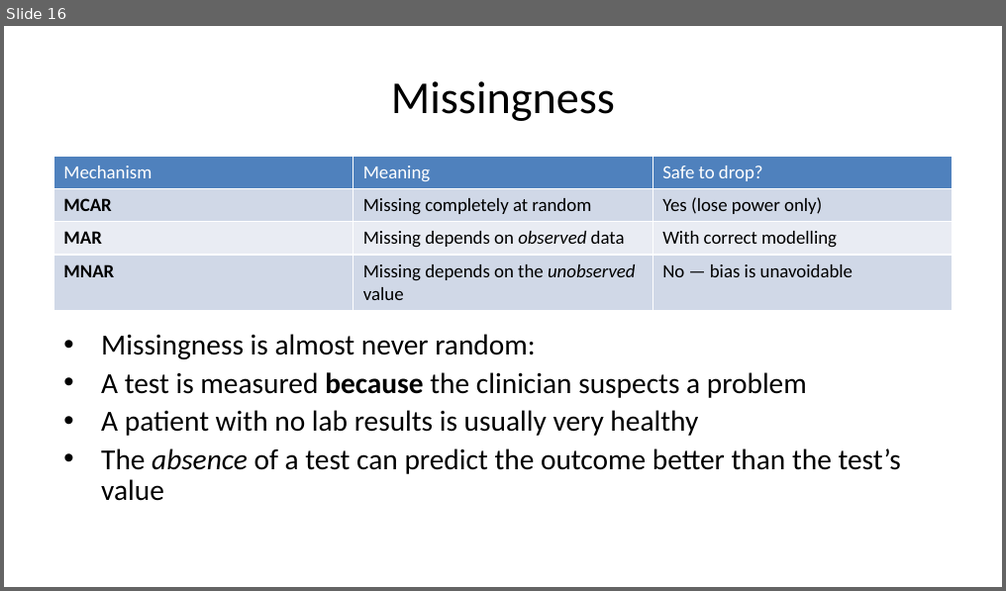
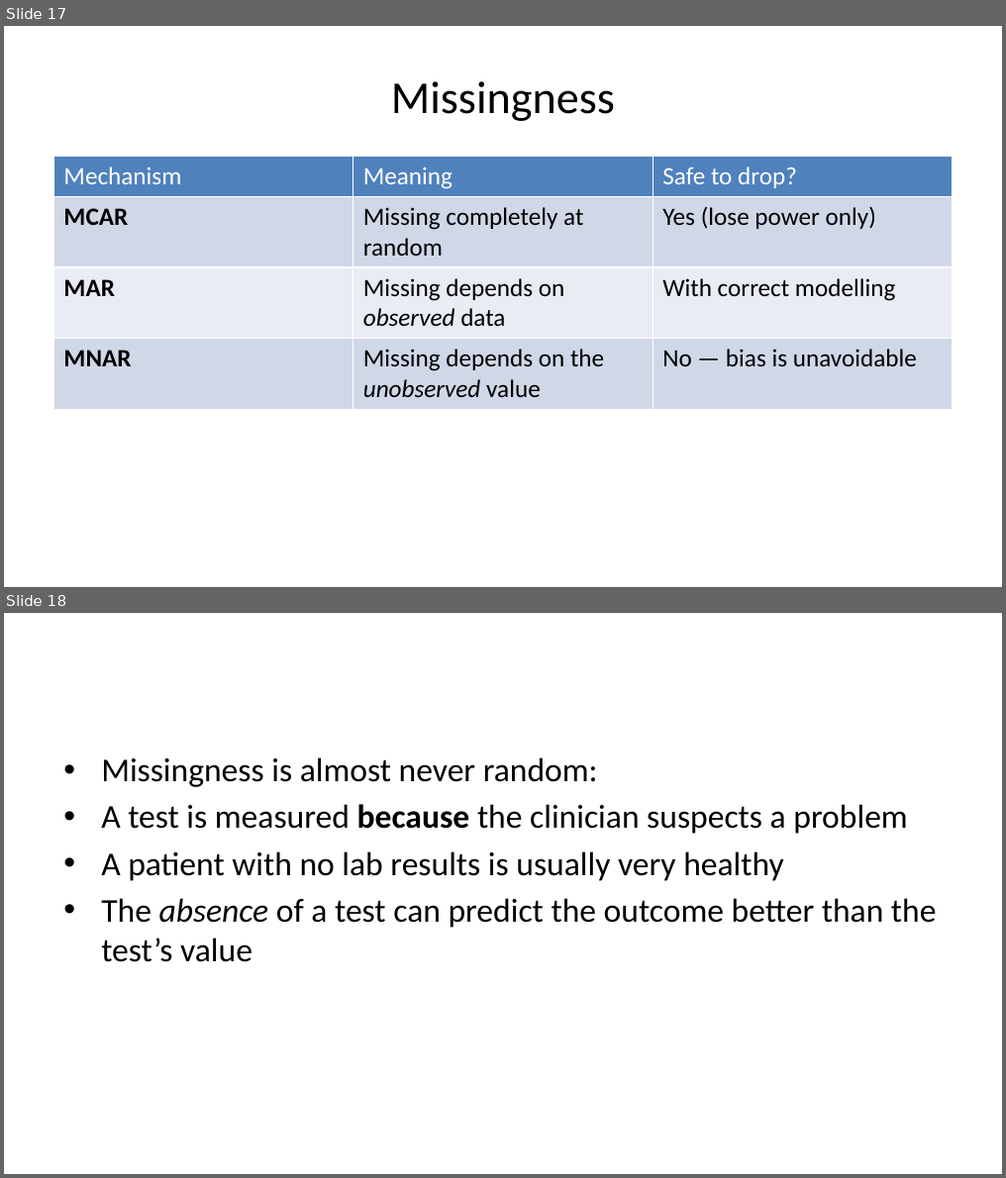
Before and after one commit to pauldubois98/AdcancedTopicsDataScience2026, a slide deck: Course01/slides.pptx. Shown one above the other, each under a label of ours: slide 16 before the commit, slides 17 and 18 after it. The pictures are 1006x591 and 1006x1178 pixels, drawn with LibreOffice and Linux fonts; fonts in the diff are those of the drawing. Boxes give left, top, right and bottom in pixels: in the first picture for what was removed or moved away, otherwise in the second. Text is boxed around its words. In the diff, an @@ line names an element or a change of style, - is before the commit and + after.

```diff
--- a/Course01/slides.pptx
+++ b/Course01/slides.pptx
@@ slide 18 added at (4,613,1002,1174), background #FFFFFF @@
@@ text added at (101,758,937,962), 24 pt, text #000000 @@
+• Missingness is almost never random:
+• A test is measured because the clinician suspects a problem
+• A patient with no lab results is usually very healthy
+• The absence of a test can predict the outcome better than the test’s value
@@ what was slide 16 is now slide 17 @@
@@ slide 17 changed as well @@
@@ table at (54,157,952,527) @@
@@ fill #D0D8E7 to #D0D8E8 in 6 cells @@
@@ fill #E9ECF3 to #E9EDF4 in row 3 @@
@@ size 13.5 to 18 pt @@
@@ borders changed @@
@@ text removed at (101,334,901,501) @@
-• Missingness is almost never random:
-• A test is measured because the clinician suspects a problem
-• A patient with no lab results is usually very healthy
-• The absence of a test can predict the outcome better than the test’s value
```
Also in this commit, not shown: 17 other slides changed, 14 other slides added, 1 other file.
